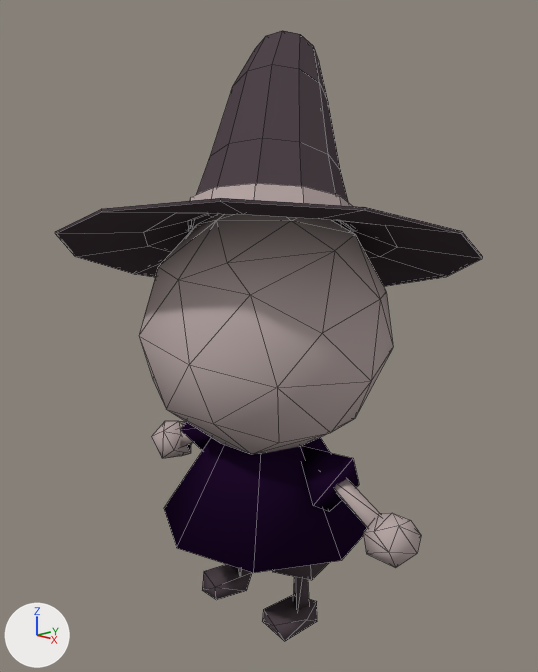
The Blender file Software/MainCharacterNOTJOINED.blend as it was, and as the next commit left it.
One viewpoint serves both versions: a camera (50 mm lens) standing at (4.27, -4.01, 3.84) and looking at (-0.09, 0.12, 2.36). The axes (+X, +Y, +Z) are drawn at lower left. The lights are the same throughout. Mesh edges are drawn as thin lines.

Before the edit, the objects in view are built like this:
```python
me_cone_001 = bpy.data.meshes.new('Cone.001')
me_cone_001.from_pydata(...)  # 2121 vertices, 1941 faces; spans x -0.99..0.99, y -1.52..1.51, z -1.3..2.16
me_cone_001.polygons.foreach_set('use_smooth', [True] * 1941)
# faces by material slot: [223, 231, 1487]
me_cone_001.materials.append(mat_purpleshirt)  # dark purple #210c2e
me_cone_001.materials.append(mat_pants)  # dark grey #50454b
me_cone_001.materials.append(mat_skin)  # grey #bcacaa
me_wizard_hat = bpy.data.meshes.new('wizard hat')
me_wizard_hat.from_pydata(...)  # 386 vertices, 396 faces; spans x -1.11..2.15, y -2.28..0.93, z -1.27..1.13
# faces by material slot: [48, 348]
me_wizard_hat.materials.append(mat_skin)  # grey #bcacaa
me_wizard_hat.materials.append(mat_pants)  # dark grey #50454b
ob_cone_001 = bpy.data.objects.new('Cone.001', me_cone_001)
ob_cone_001.location = (0.0, 0.0, 1.3)
ob_cone_001.rotation_euler = (0.0, 0.0, -1.571)  # degrees (0, 0, -90)
_m = ob_cone_001.modifiers.new('Decimate', 'DECIMATE')
_m.ratio = 0.0672
_m.iterations = 2
_m = ob_cone_001.modifiers.new('Mirror', 'MIRROR')
_m.use_axis = (False, False, False)
ob_wizard_hat = bpy.data.objects.new('wizard hat', me_wizard_hat)
ob_wizard_hat.location = (-0.62, 0.8, 3.73)
```
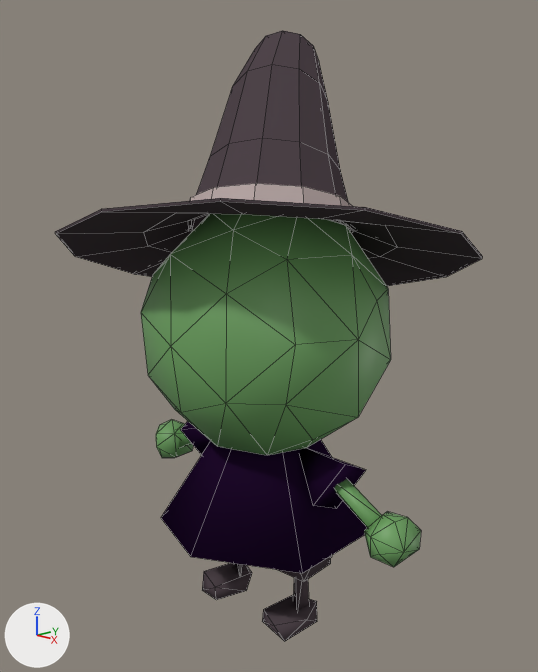
Location of each change, [x1, y1, x2, y2] in pixels of the pictures (538 x 672 px):
part 1 of me_cone_001, recoloured
    before: [187, 444, 190, 451]
    after: [175, 433, 193, 450]
part 2 of me_cone_001, recoloured (grey to green)
    before: [139, 214, 421, 568]
    after: [141, 214, 421, 567]

Patch to the scene script:
```diff
--- a/Software/MainCharacterNOTJOINED.blend.py
+++ b/Software/MainCharacterNOTJOINED.blend.py
@@ mat_sken @@
+mat_sken = principled_material('SKEN')
+mat_sken.base_color = (0.151, 0.362, 0.117)  # green #6ca260
@@ me_cone_001 @@
 me_cone_001.from_pydata(...)  # 2121 vertices, 1941 faces; spans x -0.99..0.99, y -1.52..1.51, z -1.3..2.16
 # used by ob_cone_001; location = (0.0, 0.0, 1.3); rotation_euler = (0.0, 0.0, -1.571), in degrees (0, 0, -90)
+# me_cone_001 part 1: 61 faces spanning x -0.48..0.35, y -1.31..1.3, z -0.23..2.16 switch from mat_purpleshirt (dark purple #210c2e) to mat_sken (green #6ca260)
+# me_cone_001 part 2: 1487 faces spanning x -0.99..0.99, y -1.52..1.51, z -0.36..2.16 switch from mat_skin (grey #bcacaa) to mat_sken (green #6ca260)
 me_cone_001.materials.append(mat_pants)
```
